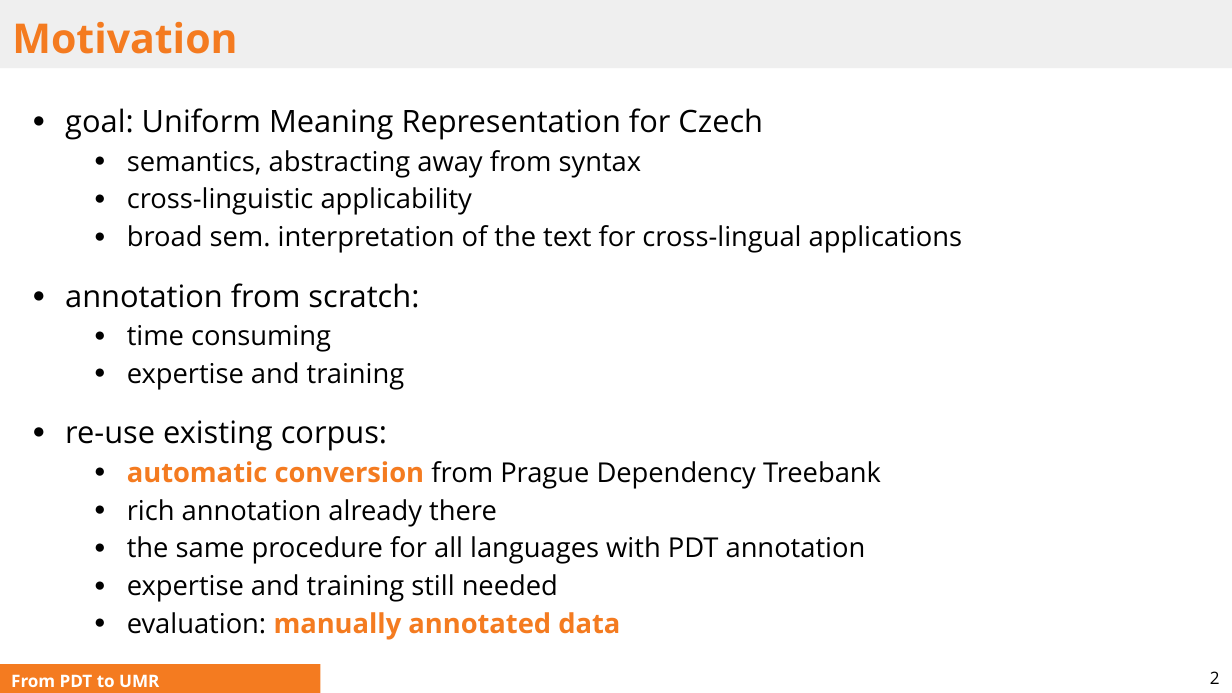
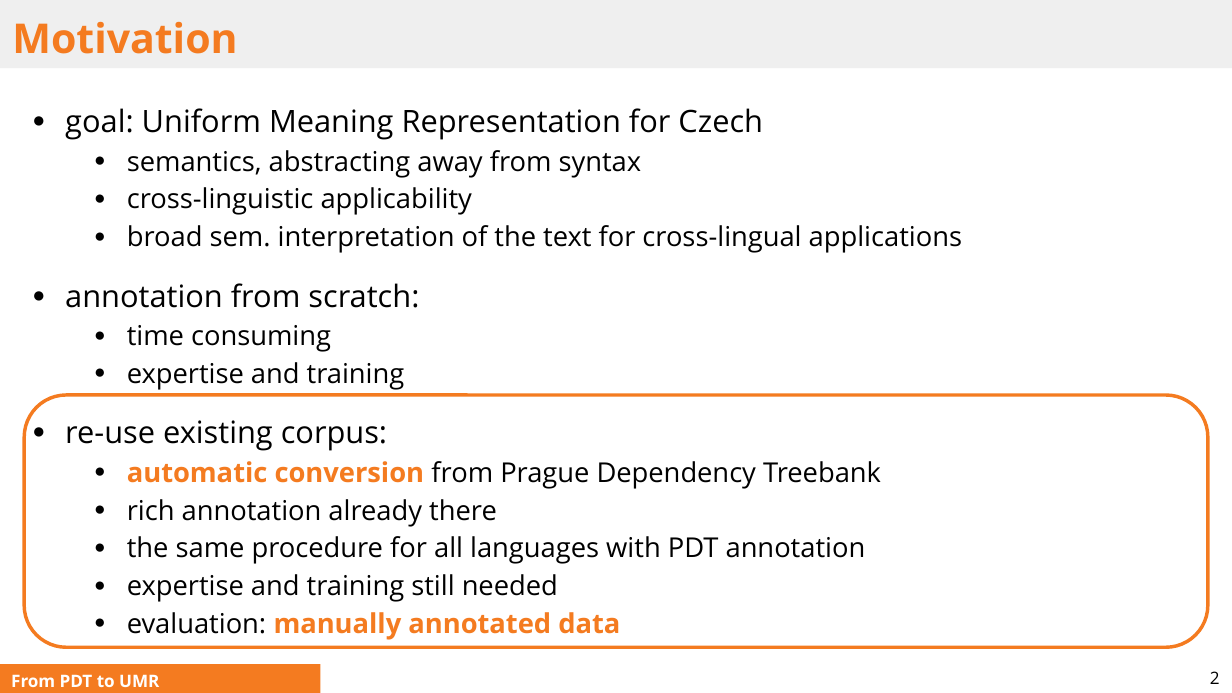
Before and after one commit to ufal/UMR, a slide deck: slide 2 of papers/2025-ITAT-slides.pptx. Drawn at 1232x693 pixels with LibreOffice and Linux fonts; fonts in the diff are those of the drawing. Boxes give left, top, right and bottom in pixels: in the first picture for what was removed or moved away, otherwise in the second. Text is boxed around its words. In the diff, an @@ line names an element or a change of style, - is before the commit and + after.

```diff
--- a/papers/2025-ITAT-slides.pptx
+++ b/papers/2025-ITAT-slides.pptx
@@ rounded rectangle added at box(25, 395, 1209, 648), outline #F47B20 2 pt @@
```
Also in this commit, not shown: 9 other slides changed, 1 slide added, 1 other file.
